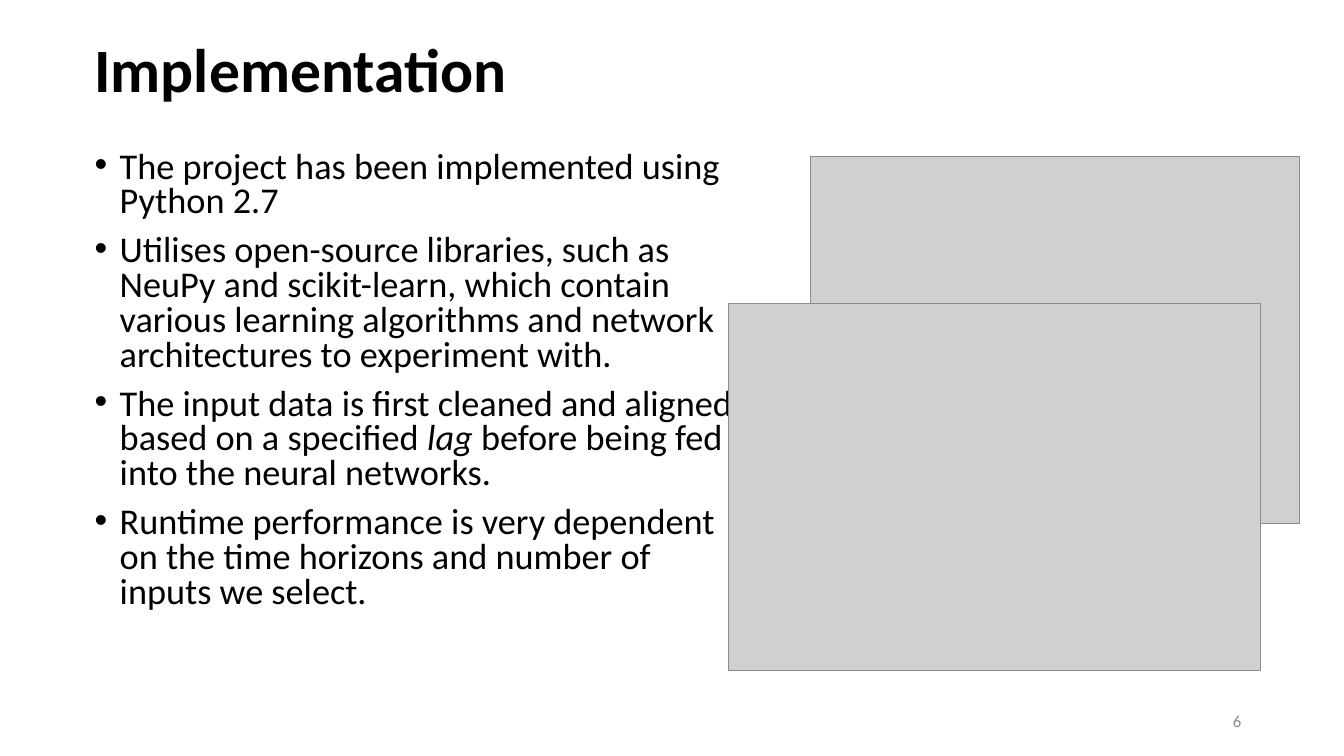
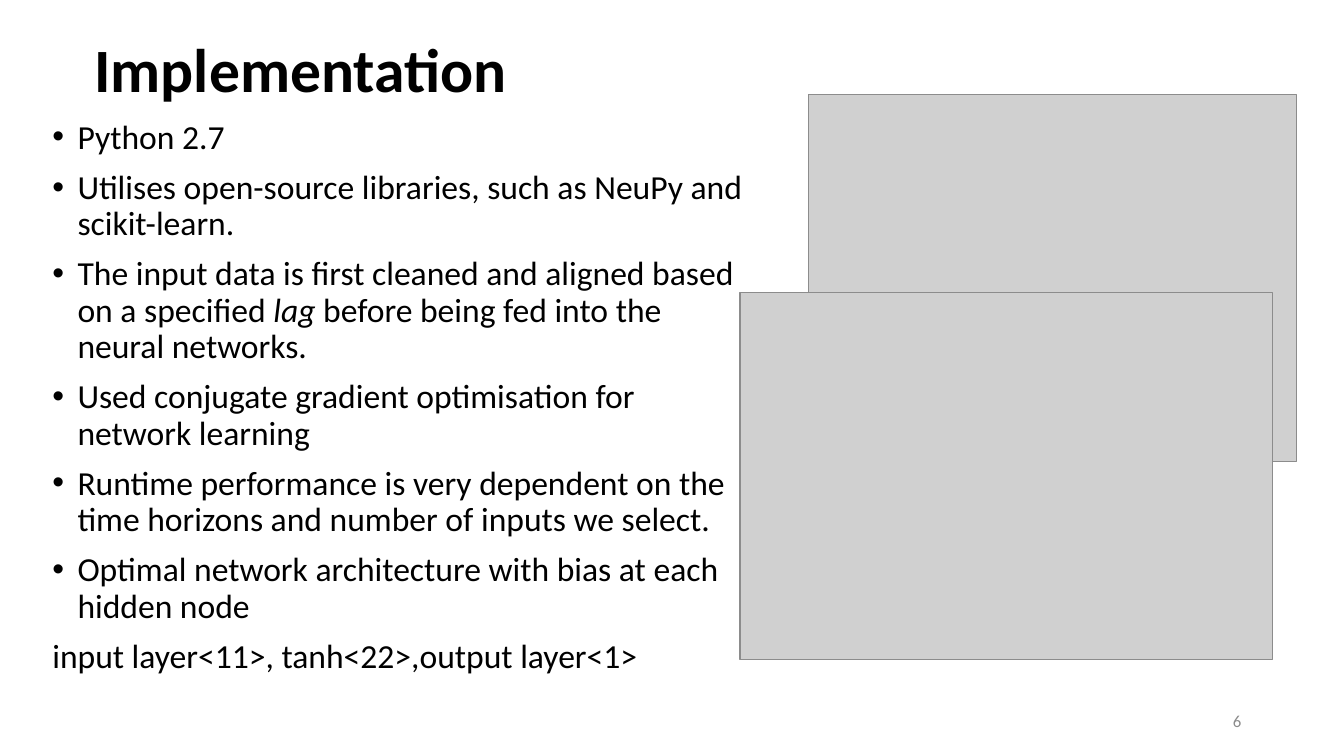
Before and after one commit to c0debrain/ASXForecastNN_Python, a slide deck: slide 6 of Presentation/Sunay - Final Demo.pptx. Drawn at 1344x756 pixels with LibreOffice and Linux fonts; fonts in the diff are those of the drawing; grey boxes stand for pictures. Boxes give left, top, right and bottom in pixels: in the first picture for what was removed or moved away, otherwise in the second. Text is boxed around its words. In the diff, an @@ line names an element or a change of style, - is before the commit and + after.

```diff
--- a/Presentation/Sunay - Final Demo.pptx
+++ b/Presentation/Sunay - Final Demo.pptx
@@ text "Python 2.7": place and size @@
-text "Python 2.7" at [120, 153, 732, 610]
+text "Python 2.7" at [52, 125, 742, 674]
@@ picture: place and size @@
-picture at [812, 157, 1301, 524]
+picture at [809, 95, 1298, 462]
@@ text at [78, 125, 742, 236]: text changed; size 25.9 to 24 pt @@
-• The project has been implemented using Python 2.7
-• Utilises open-source libraries, such as NeuPy and scikit-learn, which contain various learning algorithms and network architectures to experiment with.
+• Python 2.7
+• Utilises open-source libraries, such as NeuPy and scikit-learn.
@@ text at [78, 261, 733, 537]: size 25.9 to 24 pt in "The input data is first cleaned and ...", "Runtime performance is very dependent on the ..."; line spacing 0.8 to 0.9 @@
@@ picture: place and size @@
-picture at [729, 303, 1261, 671]
+picture at [740, 292, 1272, 660]
@@ text at [78, 384, 635, 451]: paragraph added @@
+• Used conjugate gradient optimisation for network learning
@@ text at [52, 557, 719, 674]: paragraphs added @@
+• Optimal network architecture with bias at each hidden node
+input layer<11>, tanh<22>,output layer<1>
```
Also in this commit, not shown: 4 other slides changed, 1 slide added, 1 slide removed, 9 other files.
